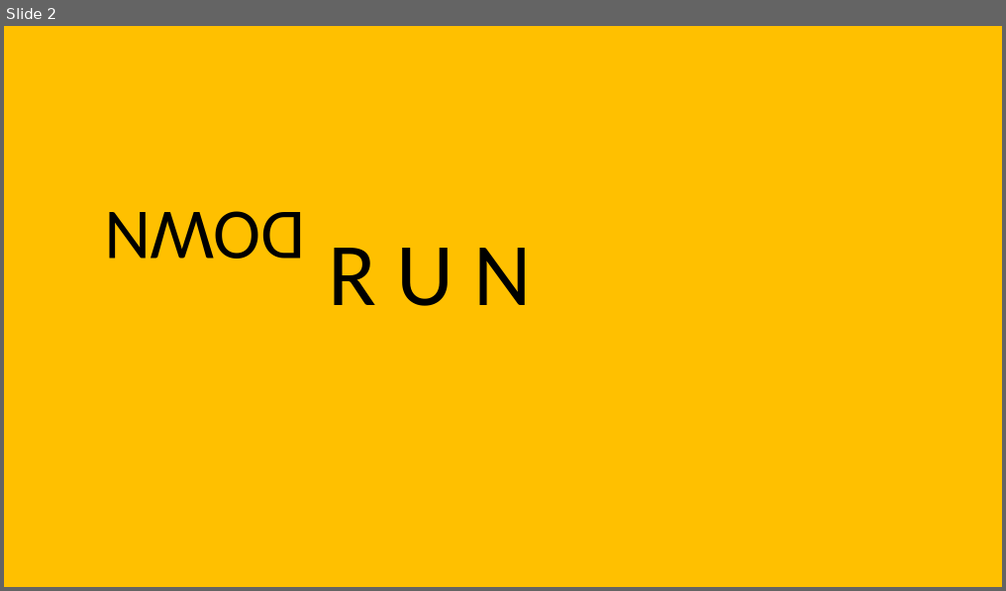
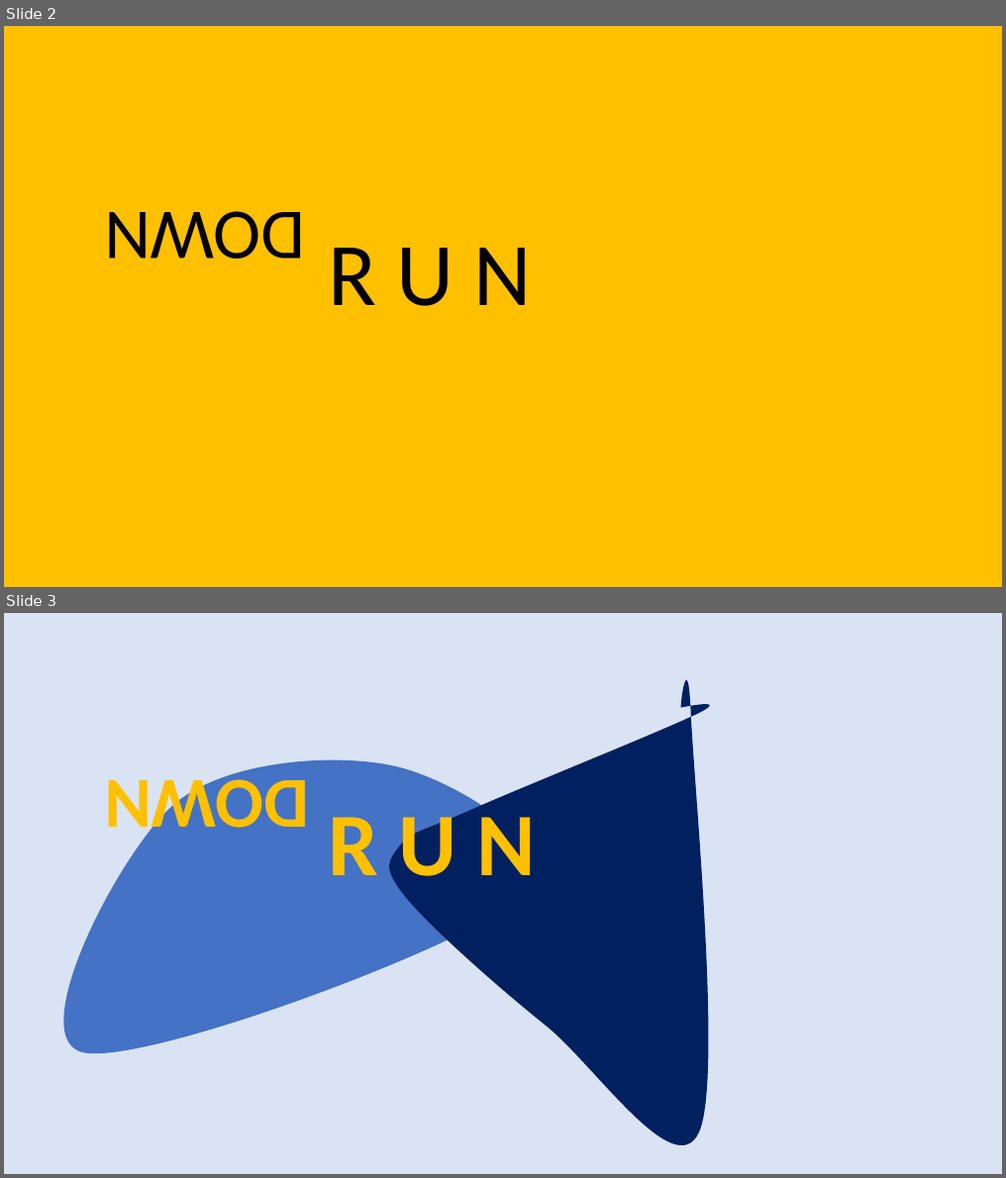
Before and after one commit to lucasmccabe/rundown, a slide deck: img/logos.pptx. Shown one above the other, each under a label of ours: slide 2 before the commit, slides 2 and 3 after it. The pictures are 1006x591 and 1006x1178 pixels, drawn with LibreOffice and Linux fonts; fonts in the diff are those of the drawing. Boxes give left, top, right and bottom in pixels: in the first picture for what was removed or moved away, otherwise in the second. Text is boxed around its words. In the diff, an @@ line names an element or a change of style, - is before the commit and + after.

```diff
--- a/img/logos.pptx
+++ b/img/logos.pptx
@@ slide 3 added at (x1=4, y1=613, x2=1002, y2=1174), background #DAE3F3 @@
@@ freeform shape added at (x1=333, y1=613, x2=874, y2=1153), fill #002060 @@
@@ freeform shape added at (x1=42, y1=674, x2=554, y2=1174), fill #4472C4 @@
@@ text added at (x1=104, y1=769, x2=309, y2=847), 69 pt, text #FFC000, bold @@
+DOWN
@@ text added at (x1=328, y1=801, x2=536, y2=896), 86 pt, text #FFC000, bold @@
+R U N
```
Also in this commit, not shown: 1 other slide added, 3 other files.
